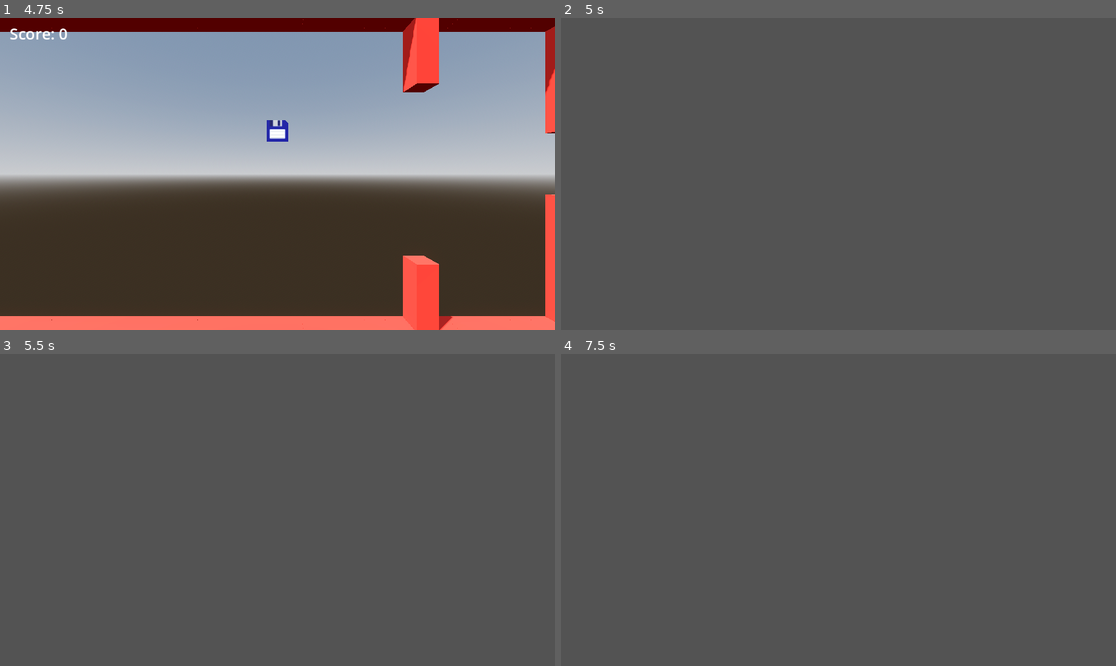
Above: before the commit, frames 1-4 (two rows, left to right).
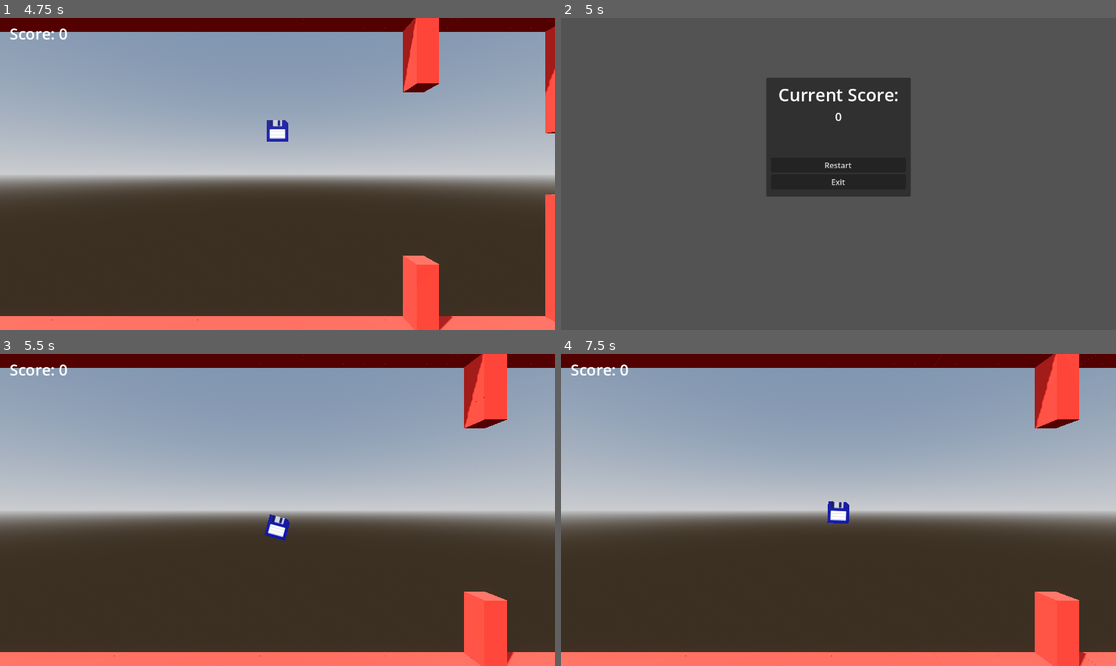
Above: after the commit, the same moments.

Repository: Trouperton/Floppy-Disk-Godot
Game: Godot game, scene res://scenes/Main_Level.tscn
Same seed, same stepped clock (60 frames per second), same inputs: the game is played once before the commit and once after it.
Inputs (mouse positions are in pixels of both pictures, inside the frame that each line leads up to):
- Up to frame 1 (4.75 s): hold W (dash_up) 0.53-1.28 s; tap Space (jump) at 0.77, 1.52, 3.77, 4.52 s; hold S (dash_down) 1.28-2.03 s; hold W (dash_up) 2.03-2.75 s; click "Restart" at 2.75 s; hold W (dash_up) 3.53-4.28 s; hold S (dash_down) from 4.28 s (still down)
- Up to frame 2 (5 s): keep holding S (dash_down); tap Escape (pause) at 4.9 s
- Up to frame 3 (5.5 s): release S (dash_down) at 5 s; click (277, 500) at 5 s, where only the run after the commit has a clickable "Restart"
- Up to frame 4 (7.5 s): hold S (dash_down) 5.78-7.25 s; tap Space (jump) at 6.02 s; click (838, 500) at 7.25 s, where only the run after the commit has a clickable "Restart"

Frame 1 is identical in both runs. In frame 2, 9.8% of the frame differs, in the area x 37-63%, y 19-58%; in frame 3, 98%, in the area x 0-100%, y 0-100%; in frame 4, 98%.

Commit message:
Implemented the pause menu and changed export settings.

Diff:
--- a/code/scripts/PauseScreen.gd
+++ b/code/scripts/PauseScreen.gd
@@ -10,5 +10,6 @@
 func _on_visibility_changed() -> void:
 	if visible:
 		get_tree().paused = true
+		$Panel2/VBoxContainer/ScoreDisplayLabel.text = str($"..".score)
 	else:
 		get_tree().paused = false
--- a/scenes/Main_Level.tscn
+++ b/scenes/Main_Level.tscn
@@ -175,6 +175,60 @@
 grow_vertical = 2
 theme_override_styles/panel = SubResource("StyleBoxFlat_70qg3")
 
+[node name="Panel2" type="Panel" parent="PauseScreen" unique_id=92607214]
+layout_mode = 1
+anchors_preset = -1
+anchor_left = 0.37
+anchor_top = 0.19100001
+anchor_right = 0.63000005
+anchor_bottom = 0.573
+offset_left = -0.23999023
+offset_top = 0.231987
+offset_right = 0.2399292
+offset_bottom = -0.3040161
+grow_horizontal = 2
+grow_vertical = 2
+
+[node name="VBoxContainer" type="VBoxContainer" parent="PauseScreen/Panel2" unique_id=118973077]
+layout_mode = 1
+anchors_preset = 15
+anchor_right = 1.0
+anchor_bottom = 1.0
+offset_left = 10.0
+offset_top = 10.0
+offset_right = -10.0
+offset_bottom = -10.0
+grow_horizontal = 2
+grow_vertical = 2
+
+[node name="FinalScoreLabel" type="Label" parent="PauseScreen/Panel2/VBoxContainer" unique_id=1218418814]
+layout_mode = 2
+theme_override_font_sizes/font_size = 36
+text = "Current Score:"
+horizontal_alignment = 1
+vertical_alignment = 1
+
+[node name="ScoreDisplayLabel" type="Label" parent="PauseScreen/Panel2/VBoxContainer" unique_id=411150765]
+layout_mode = 2
+theme_override_font_sizes/font_size = 24
+text = "00000"
+horizontal_alignment = 1
+vertical_alignment = 1
+
+[node name="Control" type="Control" parent="PauseScreen/Panel2/VBoxContainer" unique_id=1061253132]
+custom_minimum_size = Vector2(0, 60)
+layout_mode = 2
+
+[node name="RestartButton" type="Button" parent="PauseScreen/Panel2/VBoxContainer" unique_id=1603006794]
+layout_mode = 2
+text = "Restart"
+script = ExtResource("12_kd8ca")
+
+[node name="ExitButton" type="Button" parent="PauseScreen/Panel2/VBoxContainer" unique_id=927511354]
+layout_mode = 2
+text = "Exit"
+script = ExtResource("13_70qg3")
+
 [connection signal="timeout" from="TerrainSegmentManager/TerrainCheckTimer" to="TerrainSegmentManager" method="_on_terrain_check_timer_timeout"]
 [connection signal="died" from="PlayerFloppy" to="." method="_on_player_floppy_died"]
 [connection signal="visibility_changed" from="PauseScreen" to="PauseScreen" method="_on_visibility_changed"]
Not shown, changed: export_presets.cfg
